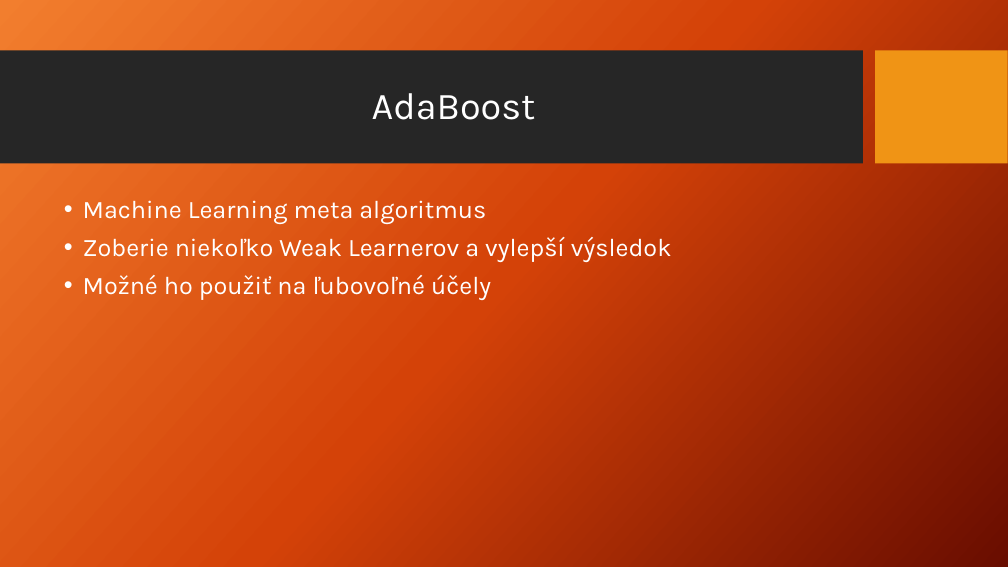
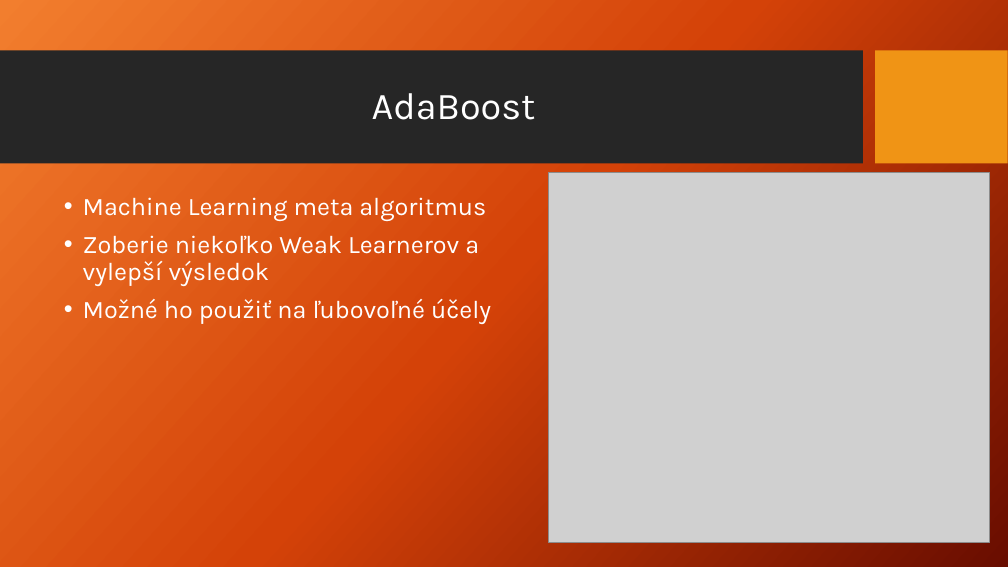
Before and after one commit to killerwife/IngProjekt, a slide deck: slide 2 of Projekt3.pptx. Drawn at 1008x567 pixels with LibreOffice and Linux fonts; fonts in the diff are those of the drawing; grey boxes stand for pictures; background and template pictures are left out. Boxes give left, top, right and bottom in pixels: in the first picture for what was removed or moved away, otherwise in the second. Text is boxed around its words. In the diff, an @@ line names an element or a change of style, - is before the commit and + after.

```diff
--- a/Projekt3.pptx
+++ b/Projekt3.pptx
@@ picture added at (548, 173, 989, 543) @@
@@ text "Machine Learning meta algoritmus" rewrapped from (83, 200, 671, 300) to (83, 197, 491, 324) @@
```
Also in this commit, not shown: 3 other slides changed, 7 other files.
